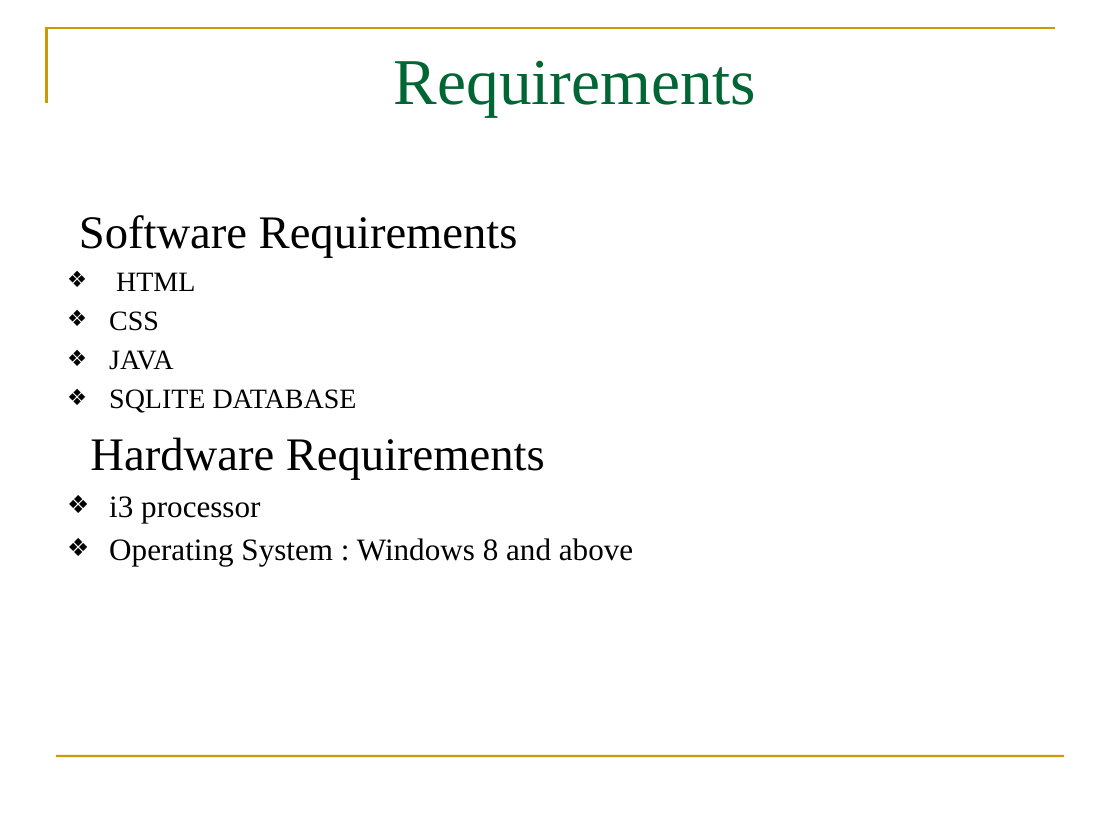
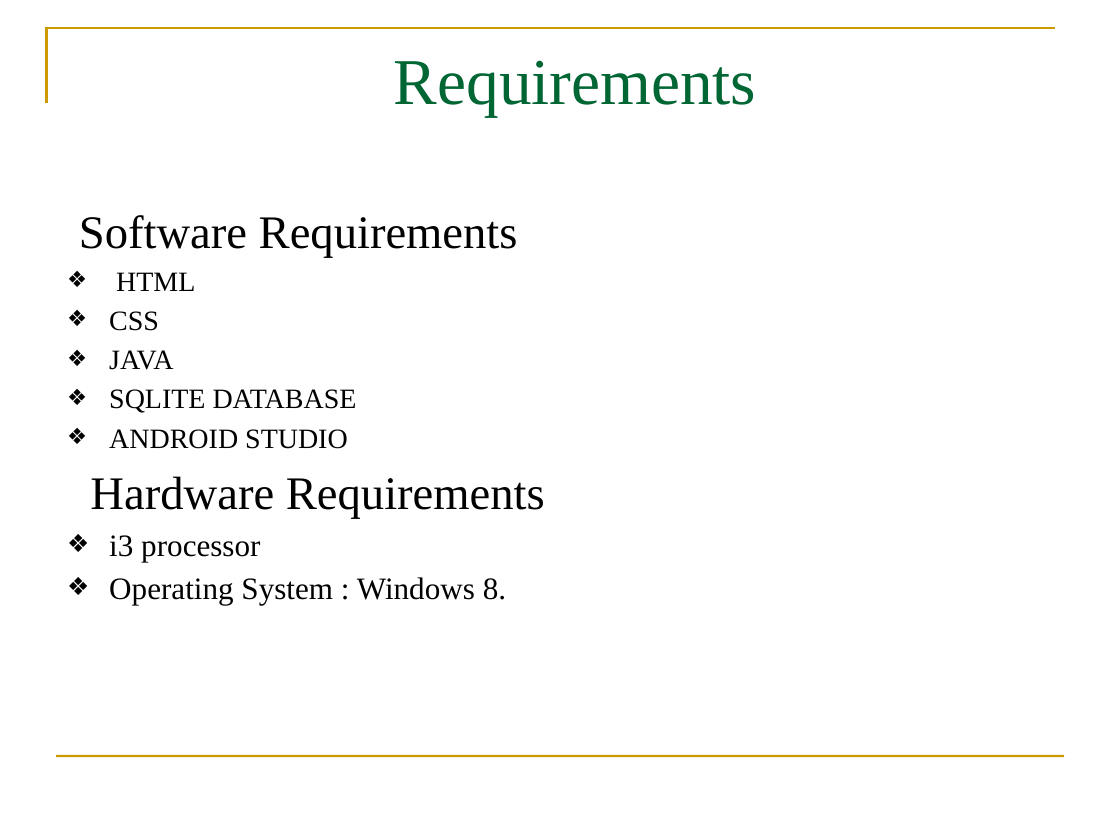
Before and after one commit to pavaniboya/TRIP-PLANNER, a slide deck: slide 3 of Project Review (1).pptx (slide 4 before the commit). Drawn at 1120x840 pixels with LibreOffice and Linux fonts; fonts in the diff are those of the drawing; background and template pictures are left out. Boxes give left, top, right and bottom in pixels: in the first picture for what was removed or moved away, otherwise in the second. Text is boxed around its words. In the diff, an @@ line names an element or a change of style, - is before the commit and + after.

```diff
--- a/Project Review (1).pptx
+++ b/Project Review (1).pptx
@@ text at bbox=[109, 429, 348, 449]: paragraph added @@
+❖ ANDROID STUDIO
@@ text at bbox=[109, 577, 506, 605]: text changed @@
-❖ Operating System : Windows 8 and above
+❖ Operating System : Windows 8.
```
Also in this commit, not shown: 2 other slides changed, 1 slide removed.
